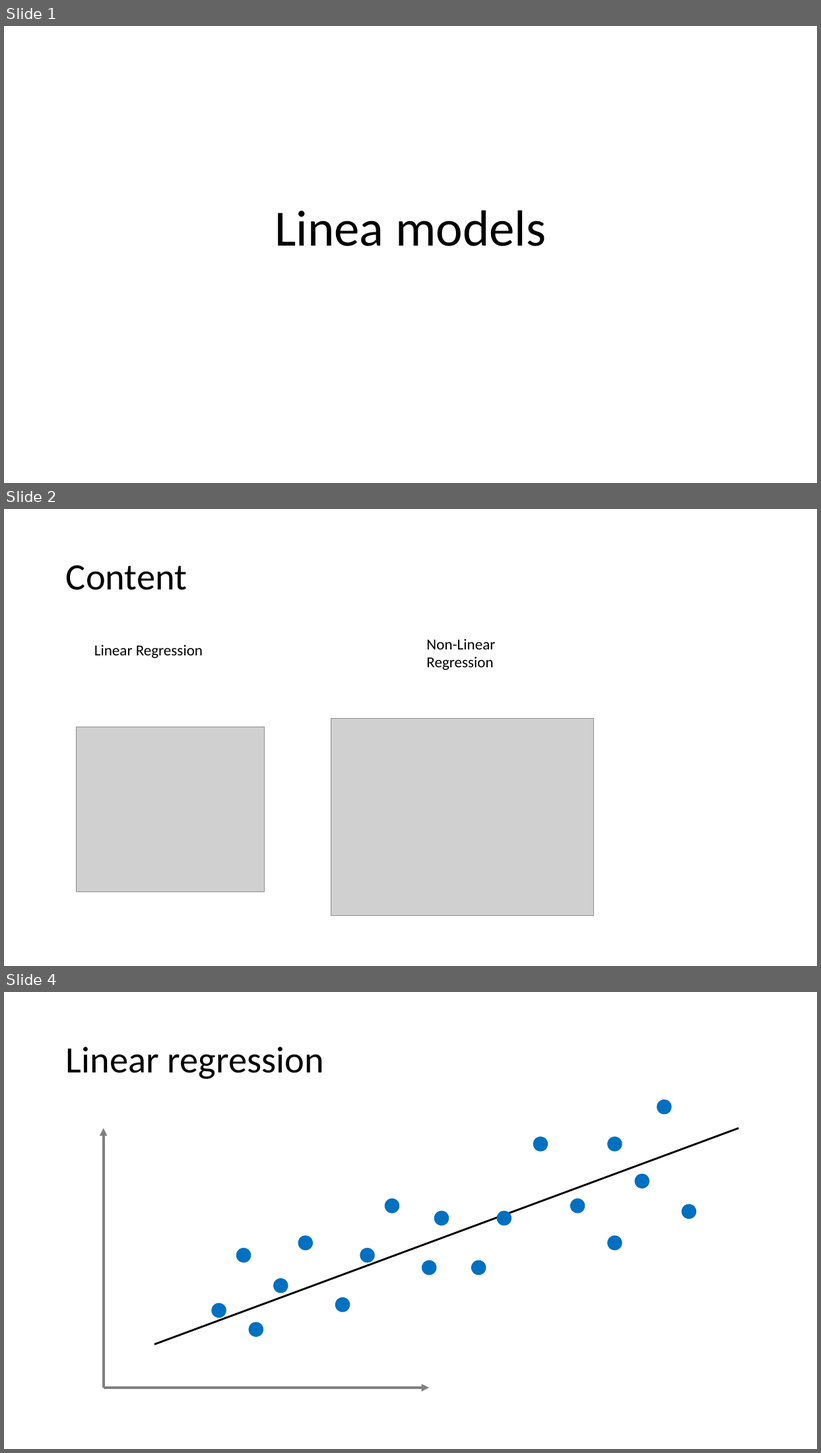
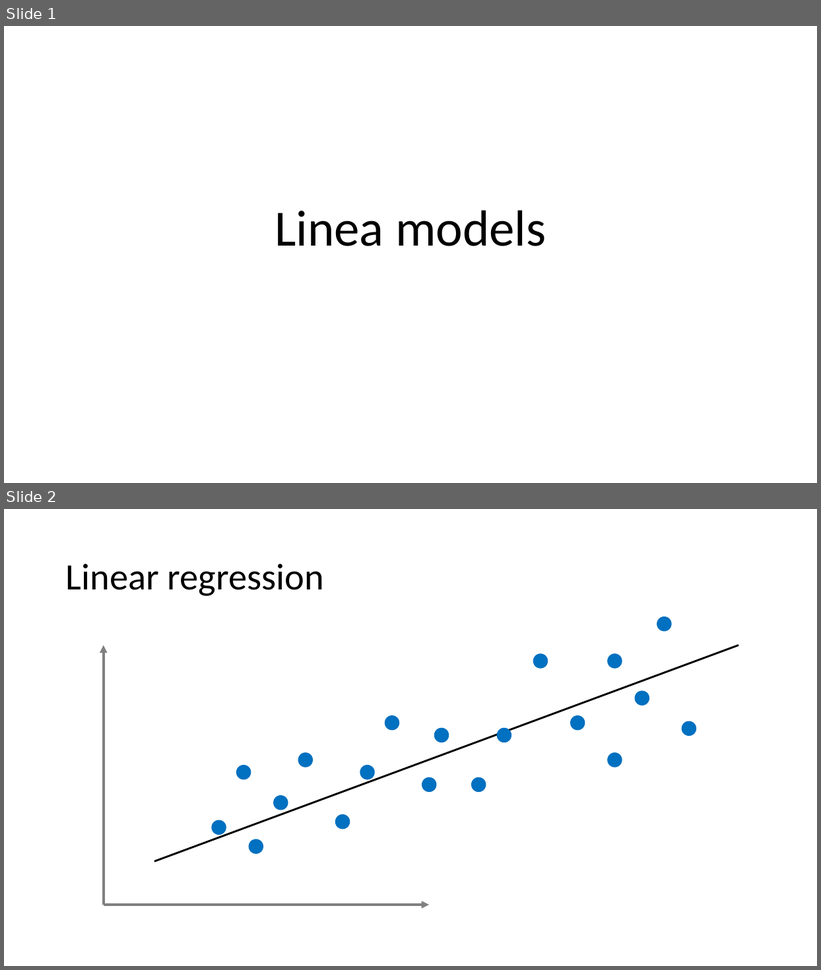
Before and after one commit to mathphysmx/teaching-ml, a slide deck: slides/02_ML_Linear_modelsA.pptx. Shown one above the other, each under a label of ours: slides 1, 2 and 4 before the commit, slides 1 and 2 after it; the slides between them are not shown. The pictures are 821x1453 and 821x970 pixels, drawn with LibreOffice and Linux fonts; fonts in the diff are those of the drawing; grey boxes stand for pictures. Boxes give left, top, right and bottom in pixels: in the first picture for what was removed or moved away, otherwise in the second. Text is boxed around its words. In the diff, an @@ line names an element or a change of style, - is before the commit and + after.

Commit message:
linear regression

```diff
--- a/slides/02_ML_Linear_modelsA.pptx
+++ b/slides/02_ML_Linear_modelsA.pptx
@@ slide 2 removed at bbox=[4, 509, 817, 966], background #FFFFFF @@
@@ title removed at bbox=[66, 565, 187, 590] @@
-Content
@@ text removed at bbox=[94, 645, 203, 658] @@
-Linear Regression
@@ text removed at bbox=[426, 639, 495, 670] @@
-Non-Linear Regression
@@ picture removed at bbox=[331, 719, 595, 916] @@
@@ picture removed at bbox=[76, 727, 265, 892] @@
@@ what was slide 4 is now slide 2 @@
```
Also in this commit, not shown: 7 slides changed, 8 slides added, 5 other slides removed, 2 other files.
